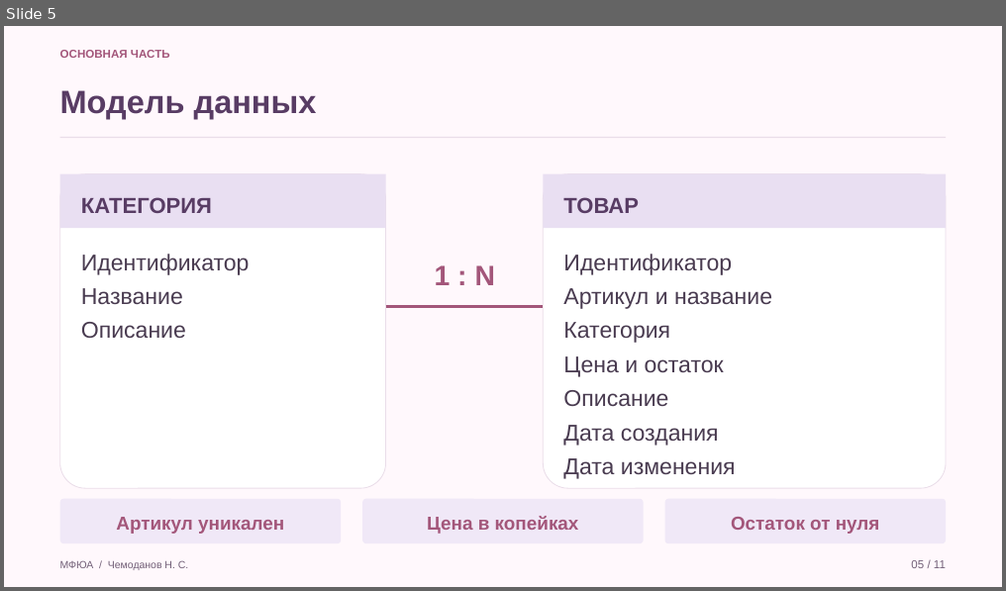
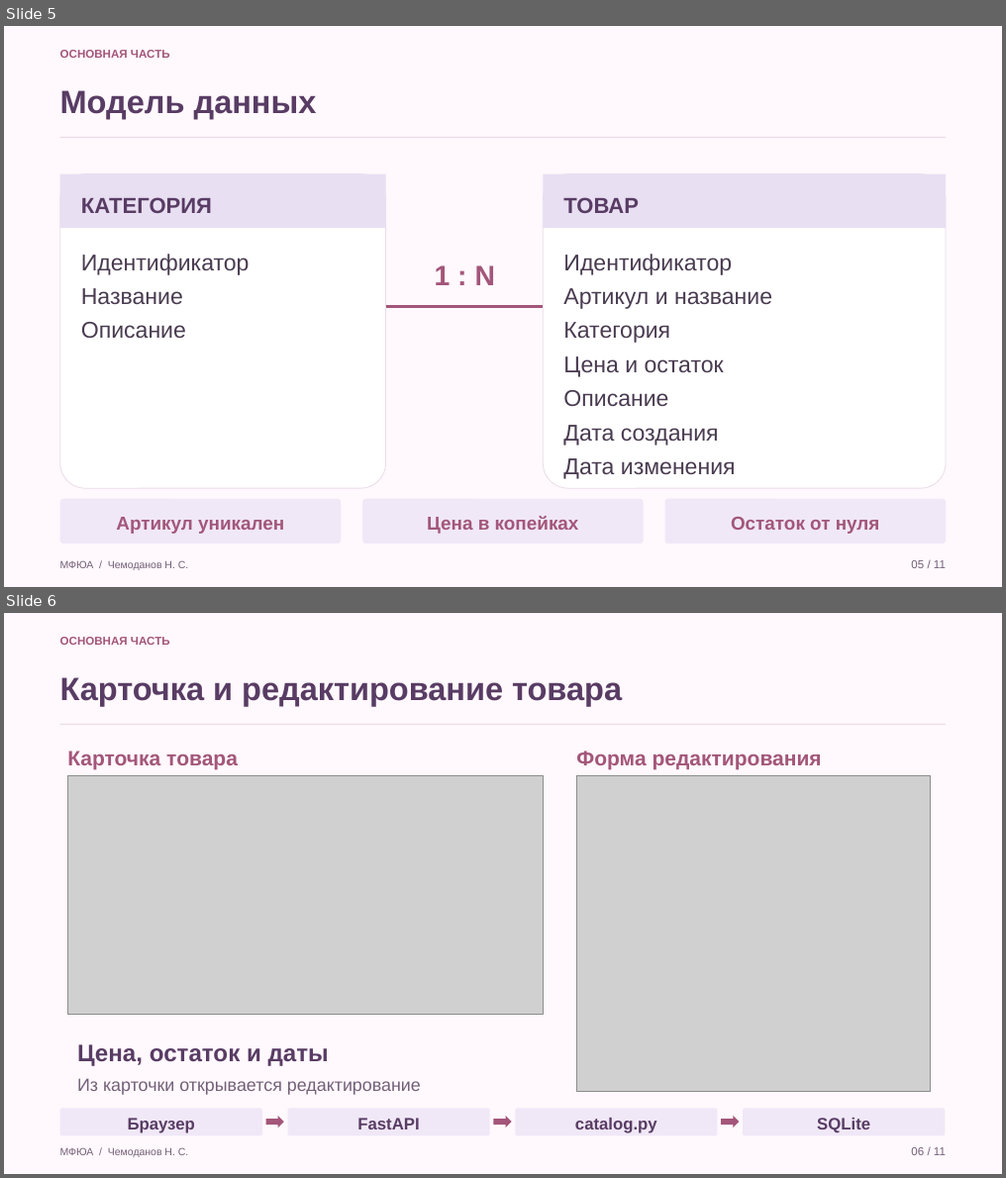
Before and after one commit to Koryza/kyyyyyrsach, a slide deck: docs/defense/catalog_defense.pptx. Shown one above the other, each under a label of ours: slide 5 before the commit, slides 5 and 6 after it. The pictures are 1006x591 and 1006x1178 pixels, drawn with LibreOffice and Linux fonts; fonts in the diff are those of the drawing; grey boxes stand for pictures. Boxes give left, top, right and bottom in pixels: in the first picture for what was removed or moved away, otherwise in the second. Text is boxed around its words. In the diff, an @@ line names an element or a change of style, - is before the commit and + after.

```diff
--- a/docs/defense/catalog_defense.pptx
+++ b/docs/defense/catalog_defense.pptx
@@ slide 6 added at <box>4,613,1002,1174</box>, background #FFF8FC @@
@@ text added at <box>60,637,170,645</box>, 11 pt, text #A3567A, bold @@
+ОСНОВНАЯ ЧАСТЬ
@@ text added at <box>60,677,622,706</box>, 31 pt, text #583C64, bold @@
+Карточка и редактирование товара
@@ rectangle added at <box>60,724,945,725</box>, fill #EADDE9 @@
@@ text added at <box>67,751,238,770</box>, 20 pt, text #A3567A, bold @@
+Карточка товара
@@ text added at <box>576,751,822,770</box>, 20 pt, text #A3567A, bold @@
+Форма редактирования
@@ picture added at <box>67,776,543,1014</box> @@
@@ picture added at <box>576,776,930,1091</box> @@
@@ text added at <box>77,1045,329,1066</box>, 23 pt, text #583C64, bold @@
+Цена, остаток и даты
@@ text added at <box>77,1078,421,1095</box>, 17 pt, text #726078 @@
+Из карточки открывается редактирование
@@ rounded rectangle added at <box>60,1109,262,1137</box>, fill #F0E8F7 @@
@@ right arrow added at <box>266,1116,284,1128</box>, fill #A3567A @@
@@ rounded rectangle added at <box>288,1109,490,1137</box>, fill #F0E8F7 @@
@@ right arrow added at <box>494,1116,512,1128</box>, fill #A3567A @@
@@ rounded rectangle added at <box>515,1109,718,1137</box>, fill #F0E8F7 @@
@@ right arrow added at <box>721,1116,740,1128</box>, fill #A3567A @@
@@ rounded rectangle added at <box>743,1109,945,1137</box>, fill #F0E8F7 @@
@@ text added at <box>128,1118,195,1134</box>, 16 pt, text #583C64, bold @@
+Браузер
@@ text added at <box>357,1118,419,1130</box>, 16 pt, text #583C64, bold @@
+FastAPI
@@ text added at <box>575,1118,657,1134</box>, 16 pt, text #583C64, bold @@
+catalog.py
@@ text added at <box>817,1118,870,1134</box>, 16 pt, text #583C64, bold @@
+SQLite
@@ text added at <box>60,1148,188,1157</box>, 10 pt, text #726078 @@
+МФЮА / Чемоданов Н. С.
@@ text added at <box>911,1148,945,1156</box>, 11 pt, text #726078 @@
+06 / 11
```
Also in this commit, not shown: 1 slide changed, 1 slide removed, 14 other files.
